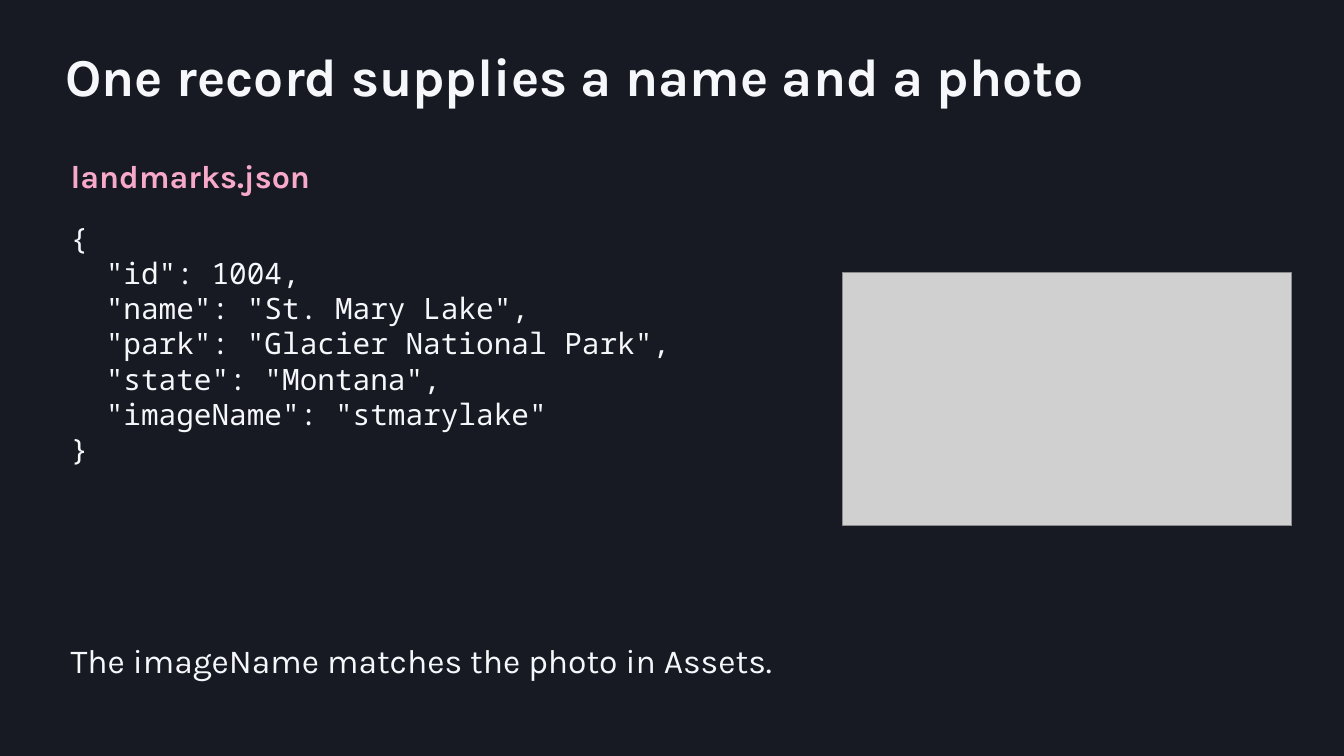
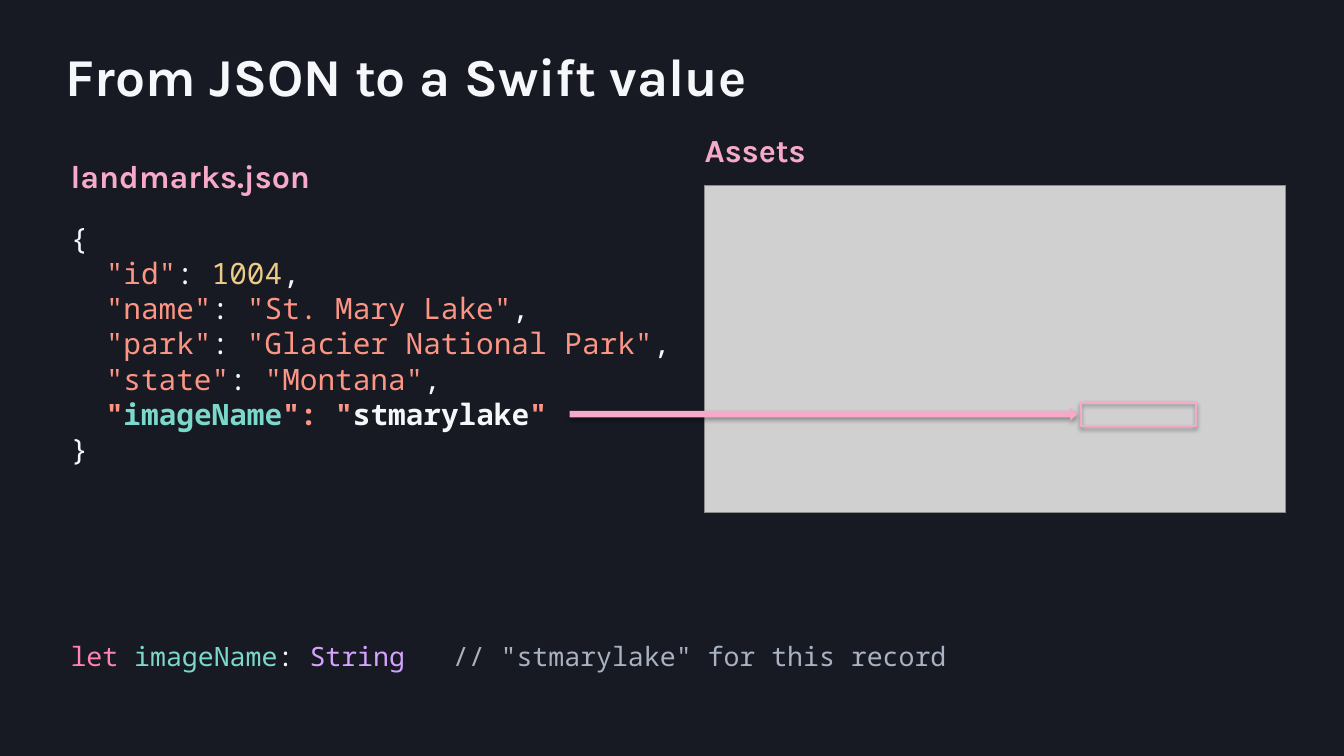
Before and after one commit to ms-Maryna/WearableAppDev, a slide deck: slide 4 of docs/slides/Nikita-watchOS.pptx. Drawn at 1344x756 pixels with LibreOffice and Linux fonts; fonts in the diff are those of the drawing; grey boxes stand for pictures. Boxes give left, top, right and bottom in pixels: in the first picture for what was removed or moved away, otherwise in the second. Text is boxed around its words. In the diff, an @@ line names an element or a change of style, - is before the commit and + after.

Commit message:
Refocus the watchOS slides on Swift and SwiftUI

```diff
--- a/docs/slides/Nikita-watchOS.pptx
+++ b/docs/slides/Nikita-watchOS.pptx
@@ text at box(65, 58, 747, 97): text changed @@
-One record supplies a name and a photo
+From JSON to a Swift value
@@ text added at box(705, 141, 806, 163), 23 pt, text #F6A9C8, bold @@
+Assets
@@ picture: place and size @@
-picture at box(843, 272, 1292, 525)
+picture at box(705, 186, 1286, 513)
@@ text at box(106, 261, 670, 432): text colour #F5F7FA to #FC9584 in ""id":", ""name": "St. Mary Lake",", ""park": "Glacier National Park",", ""state": "Montana"," and 1 more places; text colour #F5F7FA to #EBCB86 in "1004,"; text colour #F5F7FA to #7BD9CC in ""imageName":"; bold on in ""imageName": "stmarylake"" @@
@@ right arrow added at box(570, 407, 1077, 420), fill #F6A9C8 @@
@@ rectangle added at box(1081, 403, 1196, 426), outline #F6A9C8 1.75 pt @@
@@ text at box(71, 645, 947, 673): text changed; size 24 to 19 pt; font Karla to Noto Sans Mono; text colour #F5F7FA to #A9B2C2 @@
-The imageName matches the photo in Assets.
+let imageName: String // "stmarylake" for this record
```
Also in this commit, not shown: 4 other slides changed, 1 slide added, 1 slide removed.
